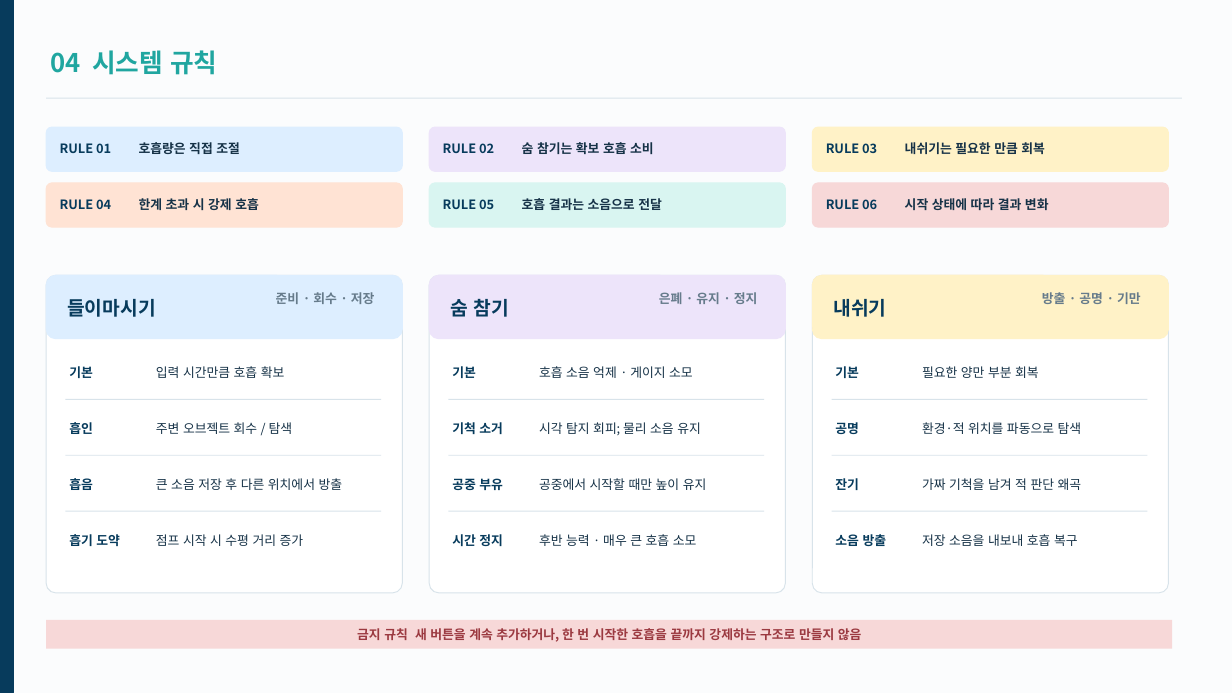
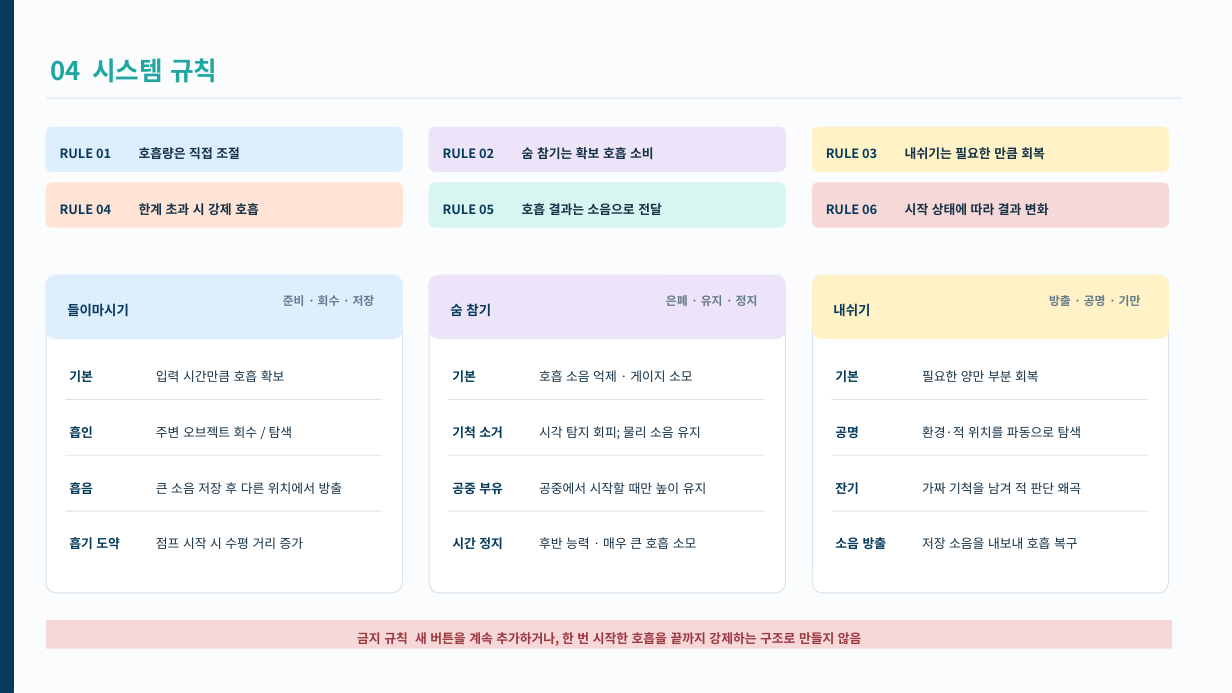
Before and after one commit to ysooj/Gihoek_8, a slide deck: slide 6 of 호흡_시스템_기획문서_최종정리본.pptx. Drawn at 1232x693 pixels with LibreOffice and Linux fonts; fonts in the diff are those of the drawing. Boxes give left, top, right and bottom in pixels: in the first picture for what was removed or moved away, otherwise in the second. Text is boxed around its words. In the diff, an @@ line names an element or a change of style, - is before the commit and + after.

```diff
--- a/호흡_시스템_기획문서_최종정리본.pptx
+++ b/호흡_시스템_기획문서_최종정리본.pptx
@@ line spacing 1 to 1.5 in 38 elements at box(69, 370, 93, 382), box(156, 370, 285, 382), box(69, 426, 93, 438), box(156, 426, 293, 438), box(69, 482, 93, 494), box(156, 482, 343, 494), box(69, 537, 120, 549), box(156, 537, 304, 549), box(452, 370, 476, 382), box(539, 370, 693, 382), box(452, 426, 503, 438), box(539, 426, 701, 439), box(452, 482, 503, 494), box(539, 482, 707, 494), box(452, 537, 503, 549), box(539, 537, 697, 549), box(835, 370, 859, 382), box(922, 370, 1039, 382), box(835, 426, 859, 438), box(922, 426, 1082, 438), box(835, 482, 859, 494), box(922, 482, 1082, 494), box(835, 537, 887, 549), box(922, 537, 1078, 549), box(46, 620, 1173, 649), box(50, 58, 217, 83), box(60, 148, 111, 158), box(139, 147, 240, 159), box(443, 148, 494, 158), box(522, 147, 654, 159), box(905, 147, 1045, 159), box(60, 204, 111, 214), box(139, 203, 259, 215), box(443, 204, 494, 214), box(522, 203, 662, 215), box(826, 204, 877, 214), box(905, 203, 1049, 215), box(826, 148, 877, 158) @@
@@ size 15 to 10.5 pt; line spacing 1 to 1.3 in 3 elements at box(67, 303, 129, 317), box(450, 303, 491, 317), box(833, 303, 870, 317) @@
@@ size 10 to 9.2 pt; line spacing 1 to 1.3 in 3 elements at box(283, 295, 375, 306), box(666, 295, 758, 306), box(1049, 295, 1141, 306) @@
```
Also in this commit, not shown: 6 other slides changed, 14 other files.
